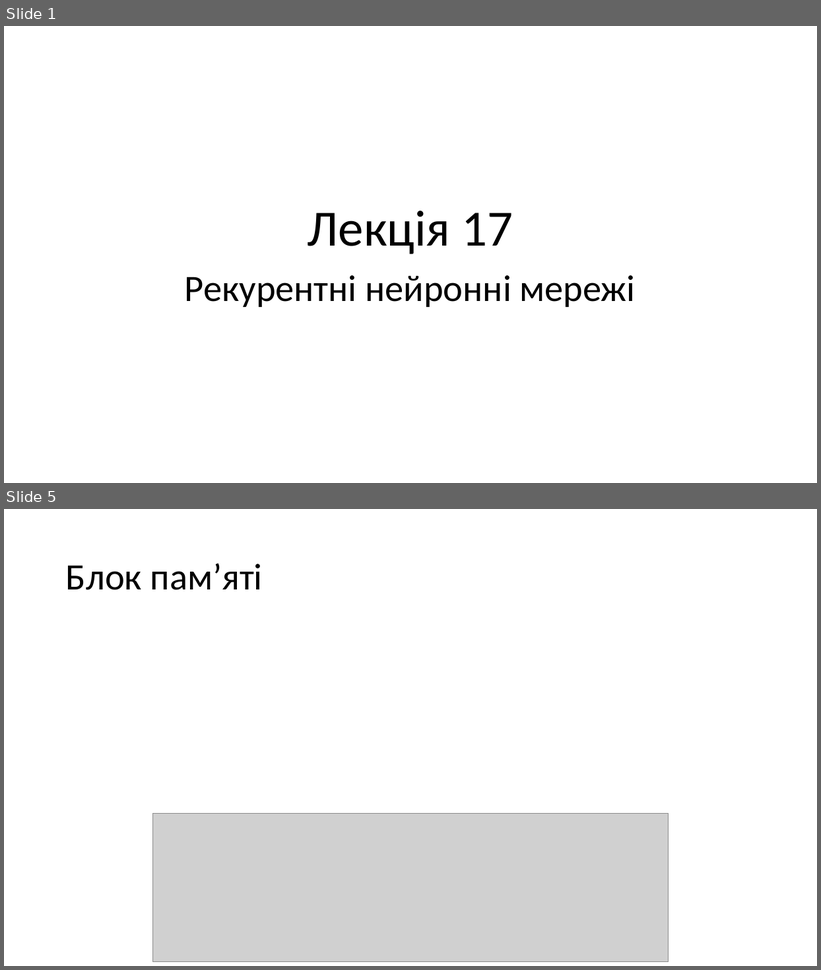
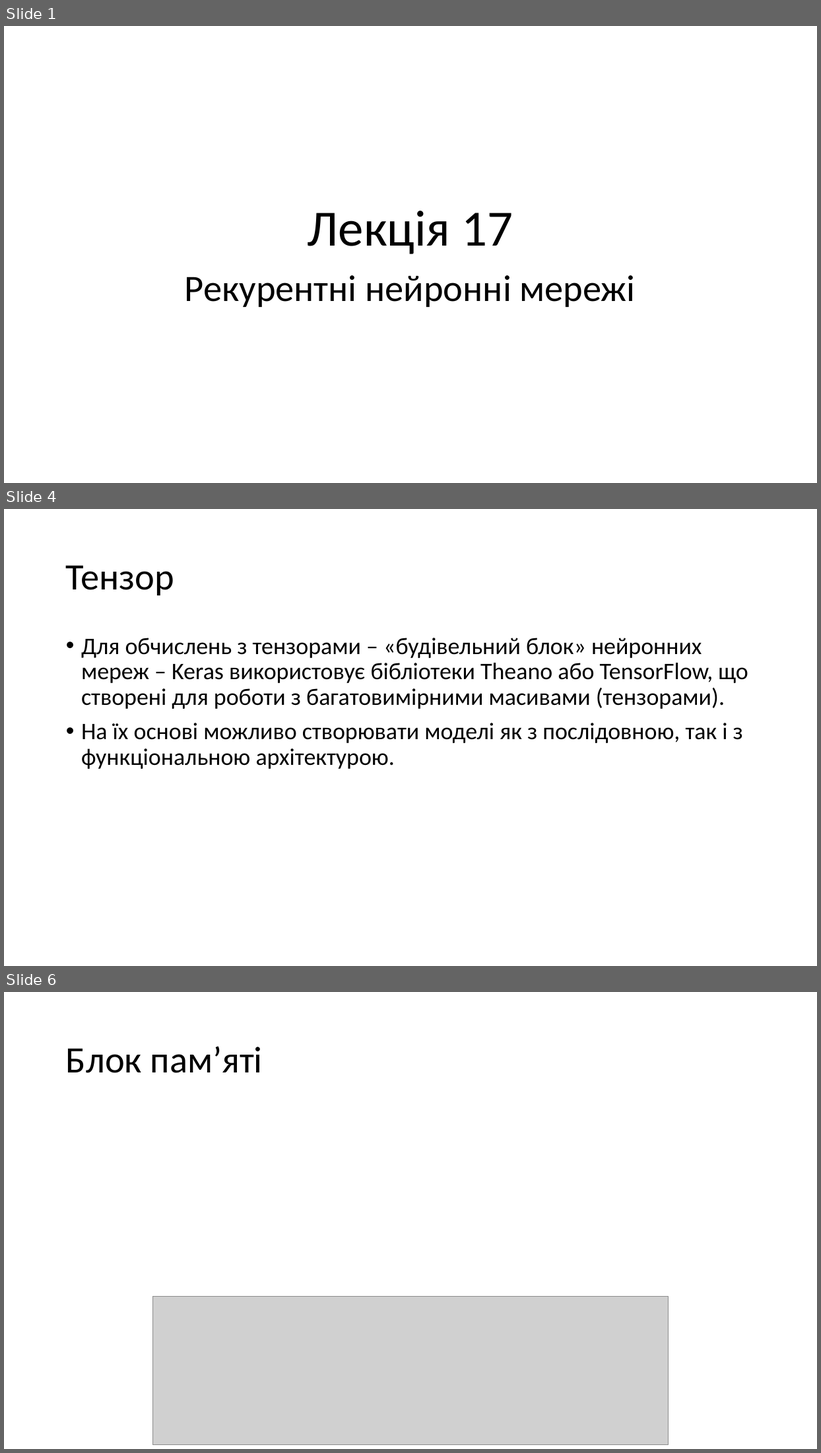
Before and after one commit to katerynakononova/ML, a slide deck: Lec/Lection 17.pptx. Shown one above the other, each under a label of ours: slides 1 and 5 before the commit, slides 1, 4 and 6 after it; the slides between them are not shown. The pictures are 821x970 and 821x1453 pixels, drawn with LibreOffice and Linux fonts; fonts in the diff are those of the drawing; grey boxes stand for pictures. Boxes give left, top, right and bottom in pixels: in the first picture for what was removed or moved away, otherwise in the second. Text is boxed around its words. In the diff, an @@ line names an element or a change of style, - is before the commit and + after.

```diff
--- a/Lec/Lection 17.pptx
+++ b/Lec/Lection 17.pptx
@@ slide 4 added at bbox=[4, 509, 817, 966], background #FFFFFF @@
@@ title added at bbox=[66, 565, 174, 595], 44 pt, text #000000 @@
+Тензор
@@ text added at bbox=[81, 638, 748, 769], 28 pt, text #000000 @@
+• Для обчислень з тензорами – «будівельний блок» нейронних мереж – Keras використовує бібліотеки Theano або TensorFlow, що створені для роботи з багатовимірними масивами (тензорами).
+• На їх основі можливо створювати моделі як з послідовною, так і з функціональною архітектурою.
@@ what was slide 5 is now slide 6 @@
```
Also in this commit, not shown: 8 slides changed, 1 other slide added, 11 other files.
